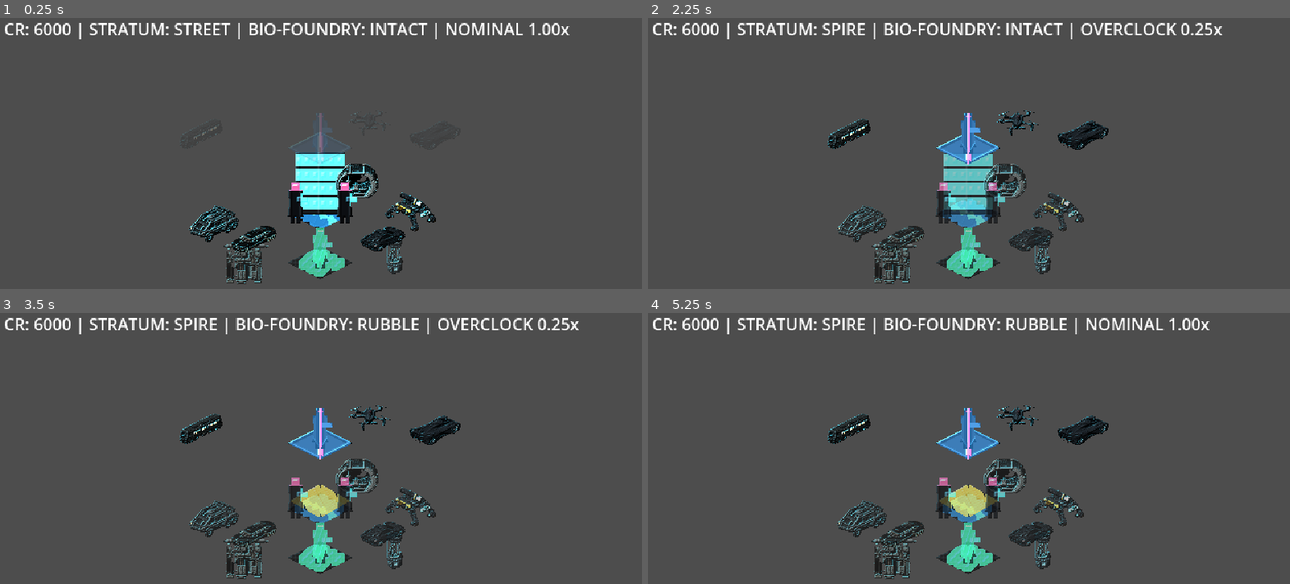
Above: before the commit, frames 1-4 (two rows, left to right).
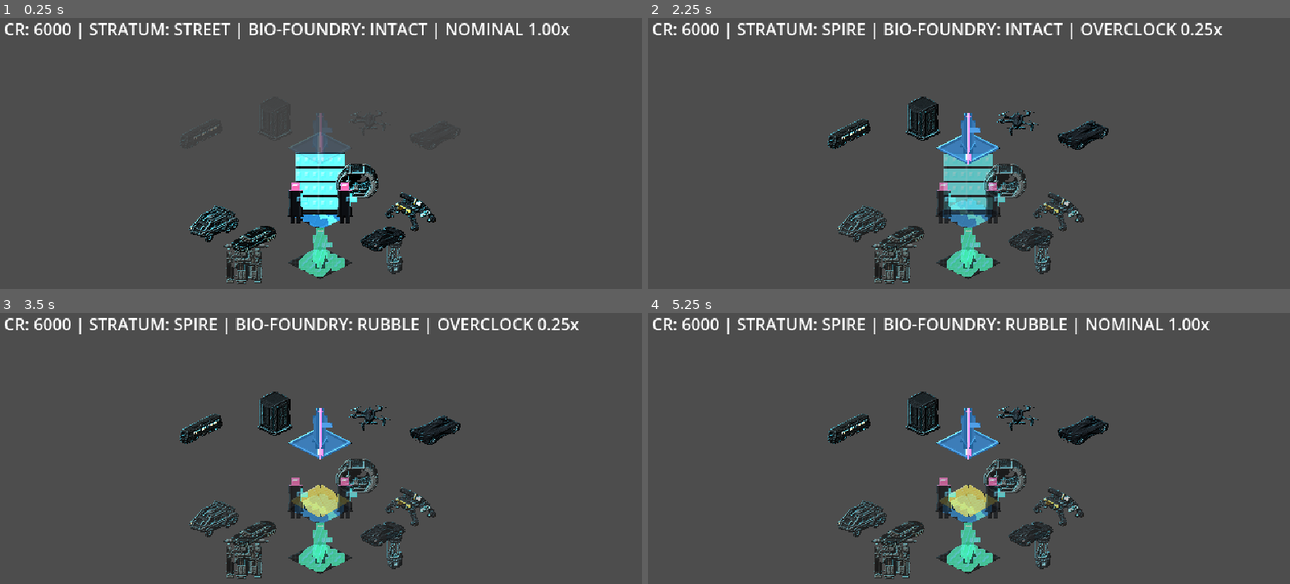
Above: after the commit, the same moments.

Repository: gobha-me/wetware
Game: Godot game, scene res://scenes/vertical_slice.tscn
Same seed, same stepped clock (60 frames per second), same inputs: the game is played once before the commit and once after it.
Inputs:
- Up to frame 1 (0.25 s): no input
- Up to frame 2 (2.25 s): tap Enter at 0.5, 2 s; tap 1 at 0.6 s; tap Space at 0.77, 1.25, 1.52 s; tap 2 at 1.35 s; tap 3 at 2.1 s
- Up to frame 3 (3.5 s): tap Space at 2.75, 3.02 s; tap C at 2.85 s
- Up to frame 4 (5.25 s): tap Enter at 3.5 s; tap 1 at 3.6 s; tap Space at 3.77, 4.25, 4.52 s; tap 2 at 4.35 s; tap 3 at 5.1 s

The runs differ from the first frame. In frame 1, less than 0.1% of the frame differs, in the area x 40-45%, y 29-45%; in frame 2, 0.7%, in the area x 40-46%, y 29-46%; in frame 3, 0.7%; in frame 4, 0.7%.

Commit message:
feat: admit curated data_vault_mainframe_rack iso8 Spire asset

Diff:
--- a/godot/assets/vehicles/provenance.json
+++ b/godot/assets/vehicles/provenance.json
@@ -191,6 +191,17 @@
         "rooftop_hvac_cooling_tower_iso8_emissive.png"
       ],
       "dimensions": "1024x128 (8 frames @ 128x128 orthographic 2:1 isometric)"
+    },
+    {
+      "id": "data_vault_mainframe_rack",
+      "preview_task_id": "01a13bc4-4615-71b9-bca2-c44d0bcc2b68",
+      "refine_task_id": "01a13bc5-4425-75ba-aae9-80c80555470d",
+      "outputs": [
+        "data_vault_mainframe_rack_iso8_albedo.png",
+        "data_vault_mainframe_rack_iso8_normal.png",
+        "data_vault_mainframe_rack_iso8_emissive.png"
+      ],
+      "dimensions": "1024x128 (8 frames @ 128x128 orthographic 2:1 isometric)"
     }
   ],
   "rejected_candidates": [
--- a/godot/scenes/snapshot_contract_test.gd
+++ b/godot/scenes/snapshot_contract_test.gd
@@ -54,7 +54,7 @@
 		quit(1)
 		return
 
-	for vehicle_node_name in ["SyndicateApc", "PlasmaSentryTurret", "SyndicateSpinner", "MonorailArmoredCar", "HighVoltageTransformerBank", "CryoStasisVat", "ExecutiveArmoredLimo", "CorpSecurityInterceptor", "CyberClinicMedPod", "QuadHunterKillerDrone"]:
+	for vehicle_node_name in ["SyndicateApc", "PlasmaSentryTurret", "SyndicateSpinner", "MonorailArmoredCar", "HighVoltageTransformerBank", "CryoStasisVat", "ExecutiveArmoredLimo", "CorpSecurityInterceptor", "CyberClinicMedPod", "QuadHunterKillerDrone", "DataVaultMainframeRack"]:
 		var vnode := sector.get_node_or_null(vehicle_node_name) as Sprite2D
 		if vnode == null or vnode.hframes != 8 or vnode.texture == null:
 			push_error("Missing or misconfigured 8-directional isometric vehicle/turret node: %s" % vehicle_node_name)
--- a/godot/scenes/vertical_slice.tscn
+++ b/godot/scenes/vertical_slice.tscn
@@ -50,6 +50,9 @@
 [ext_resource type="Texture2D" path="res://assets/vehicles/quad_hunter_killer_drone_iso8_albedo.png" id="48_drone_albedo"]
 [ext_resource type="Texture2D" path="res://assets/vehicles/quad_hunter_killer_drone_iso8_normal.png" id="49_drone_normal"]
 [ext_resource type="Texture2D" path="res://assets/vehicles/quad_hunter_killer_drone_iso8_emissive.png" id="50_drone_emissive"]
+[ext_resource type="Texture2D" path="res://assets/vehicles/data_vault_mainframe_rack_iso8_albedo.png" id="51_mainframe_albedo"]
+[ext_resource type="Texture2D" path="res://assets/vehicles/data_vault_mainframe_rack_iso8_normal.png" id="52_mainframe_normal"]
+[ext_resource type="Texture2D" path="res://assets/vehicles/data_vault_mainframe_rack_iso8_emissive.png" id="53_mainframe_emissive"]
 
 [sub_resource type="ShaderMaterial" id="ShaderMaterial_undergrid"]
 shader = ExtResource("2_shader")
@@ -195,6 +198,15 @@
 shader_parameter/background_bloom = 0.35
 shader_parameter/stratum_cutaway_alpha = 0.18
 
+[sub_resource type="ShaderMaterial" id="ShaderMaterial_mainframe"]
+shader = ExtResource("2_shader")
+shader_parameter/normal_map = ExtResource("52_mainframe_normal")
+shader_parameter/emissive_mask = ExtResource("53_mainframe_emissive")
+shader_parameter/rim_strength = 1.8
+shader_parameter/bloom_strength = 1.65
+shader_parameter/background_bloom = 0.35
+shader_parameter/stratum_cutaway_alpha = 0.18
+
 [node name="VerticalSliceSector" type="Node2D"]
 script = ExtResource("1_script")
 
@@ -317,6 +329,15 @@
 texture = ExtResource("48_drone_albedo")
 hframes = 8
 frame = 3
+metadata/stratum = 2
+
+[node name="DataVaultMainframeRack" type="Sprite2D" parent="."]
+material = SubResource("ShaderMaterial_mainframe")
+position = Vector2(276, 112)
+scale = Vector2(0.42, 0.42)
+texture = ExtResource("51_mainframe_albedo")
+hframes = 8
+frame = 0
 metadata/stratum = 2
 
 [node name="OperativeKestrel1" type="Sprite2D" parent="."]
Binary file added: godot/assets/vehicles/data_vault_mainframe_rack_iso8_albedo.png
Not shown, added: godot/assets/vehicles/data_vault_mainframe_rack_iso8_albedo.png.import
Binary file added: godot/assets/vehicles/data_vault_mainframe_rack_iso8_emissive.png
Not shown, added: godot/assets/vehicles/data_vault_mainframe_rack_iso8_emissive.png.import
Binary file added: godot/assets/vehicles/data_vault_mainframe_rack_iso8_normal.png
Not shown, added: godot/assets/vehicles/data_vault_mainframe_rack_iso8_normal.png.import
Not shown: 1 places in godot/scenes/vertical_slice.tscn that only renumber resources
